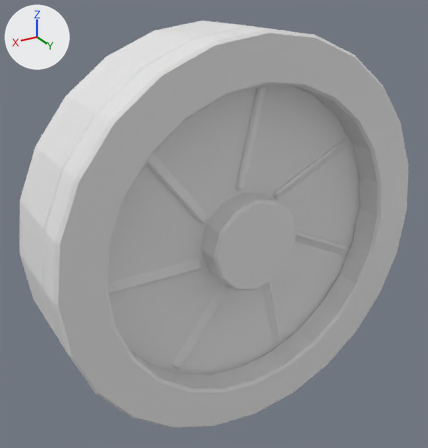
An edit to the OBJ model Assets/Resources/Models/Ricochet_M2/eject_drum_r.obj, drawn before and after from the same camera.
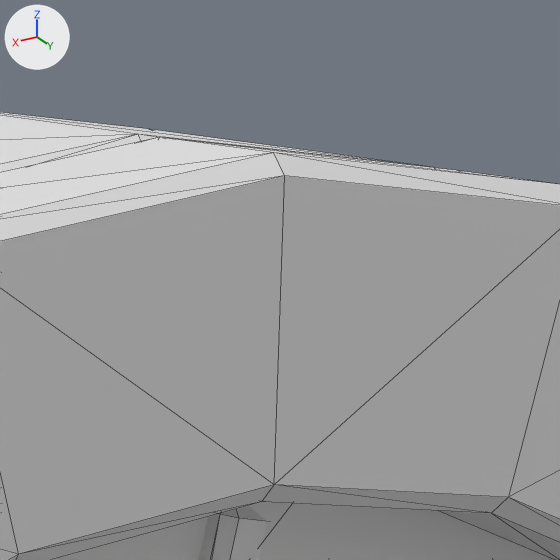
Old and new are each drawn whole from a 50 mm lens placed at (0.2132, 0.7478, 0.5121), pointed at (0.1052, 0.5678, 0.4221) and again close up on the part from 52% to 73% of the width and 1% to 21% of the height. The axes (+X, +Y, +Z) are drawn at upper left. The lights are the same throughout. The older version's two pictures come first. The close-ups show mesh edges as thin lines. Where no turn or scale is listed for an object, it has been applied to the vertices.

Objects in the first close-up: 'eject_drum_r'.
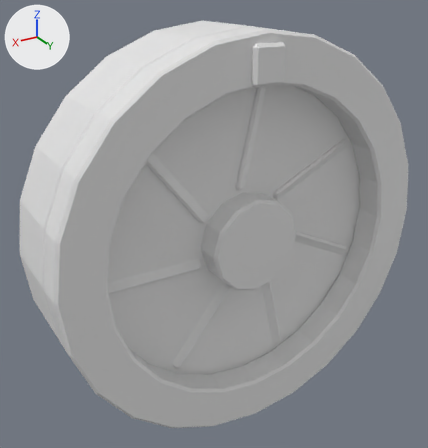
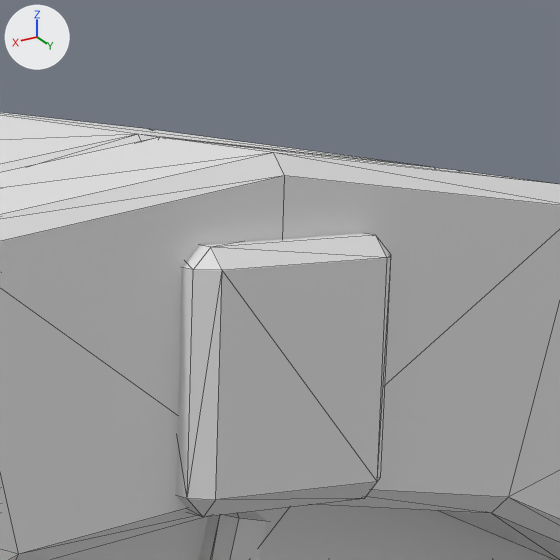
Pixel boxes [x1, y1, x2, y2] of what changed, in the close-ups (560 x 560 px):
part 1 of me_eject_drum_r, added
    after: [176, 233, 391, 517]

Patch to the scene script:
```diff
--- a/Assets/Resources/Models/Ricochet_M2/eject_drum_r.obj.py
+++ b/Assets/Resources/Models/Ricochet_M2/eject_drum_r.obj.py
@@ me_eject_drum_r @@
 # used by ob_eject_drum_r; location = (0.0, 0.0, 0.0)
-me_eject_drum_r.from_pydata(...)  # 488 vertices, 988 faces; spans x 0.025..0.175, y 0.55..0.592, z 0.345..0.495
+me_eject_drum_r.from_pydata(...)  # 512 vertices, 1032 faces; spans x 0.025..0.175, y 0.55..0.594, z 0.345..0.495
+# me_eject_drum_r part 1: a new loose piece of 24 vertices spanning x 0.094..0.106, y 0.588..0.594, z 0.478..0.491
```
